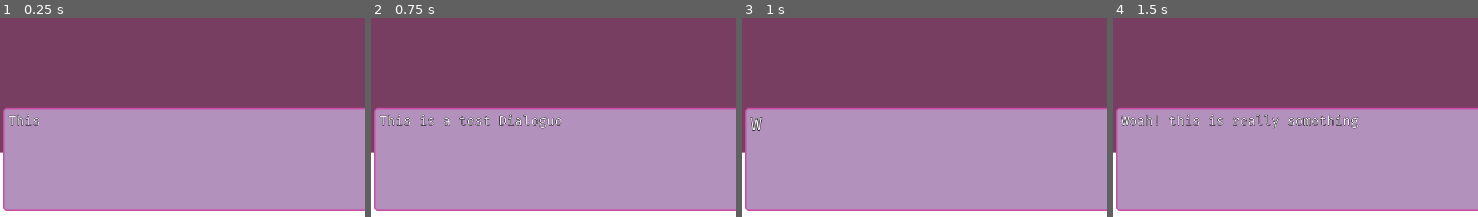
Above: before the commit, frames 1-4 (left to right).
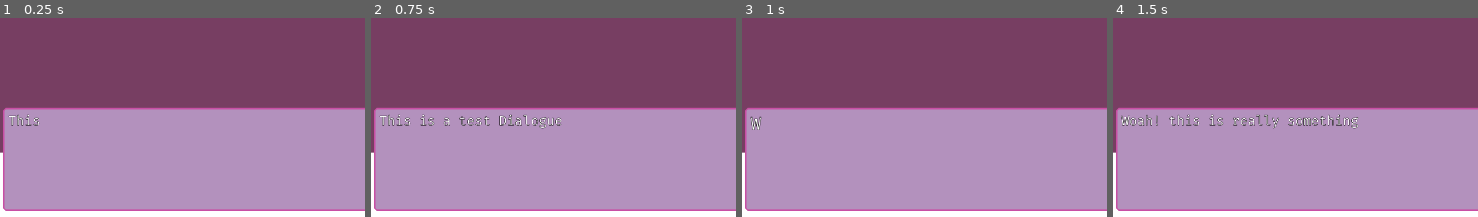
Above: after the commit, the same moments.

Repository: yolkxio/SGD-Dating-Sim
Game: Godot game, scene res://Scenes/Screen.tscn
Same seed, same stepped clock (60 frames per second), same inputs: the game is played once before the commit and once after it.
Inputs:
- Up to frame 1 (0.25 s): no input
- Up to frame 2 (0.75 s): tap Enter (ui_accept) at 0.5 s
- Up to frame 3 (1 s): tap Enter (ui_accept) at 0.77 s
- Up to frame 4 (1.5 s): tap Enter (ui_accept) at 1.25 s
The pictures show only the part of the screen within x 6-56%, y 50-100%; the shares and areas given below are measured in that part.

Frames 1-2 are identical in both runs. In frame 3, 0.1% of the frame differs, in the area x 2-6%, y 49-57%; in frame 4, nothing differs.

Commit message:
update to choice system
change in choice system, implemented

Diff:
--- a/dating_sim/Scenes/Screen.tscn
+++ b/dating_sim/Scenes/Screen.tscn
@@ -70,9 +70,18 @@
 layout_mode = 2
 
 [node name="ChoiceContainer" type="Control" parent="TextContainer/TextBackground/MarginContainer"]
+custom_minimum_size = Vector2(379, 0)
 layout_mode = 2
 size_flags_horizontal = 8
-size_flags_vertical = 0
+size_flags_vertical = 5
+
+[node name="VBoxContainer" type="VBoxContainer" parent="TextContainer/TextBackground/MarginContainer/ChoiceContainer"]
+layout_mode = 1
+anchors_preset = 15
+anchor_right = 1.0
+anchor_bottom = 1.0
+grow_horizontal = 2
+grow_vertical = 2
 
 [node name="TextureButton" type="TextureButton" parent="TextContainer"]
 visible = false
--- a/dating_sim/Scripts/Classes/CharacterBase.gd
+++ b/dating_sim/Scripts/Classes/CharacterBase.gd
@@ -8,7 +8,9 @@
 
 @export var character_images: Dictionary = {}
 
-@export var character_sounds: Dictionary = {}
+@export var character_sounds: Dictionary = {
+	"talking": AudioStreamWAV,
+}
 
 @export var character_variables: Dictionary = {
 	"will talk": true,
--- a/dating_sim/Scripts/Resources/PA.tres
+++ b/dating_sim/Scripts/Resources/PA.tres
@@ -5,7 +5,7 @@
 [ext_resource type="Texture2D" uid="uid://q1iq6tee62qa" path="res://Assets/Art/Characters/programmerarthony2.png" id="2_j1k4k"]
 [ext_resource type="Texture2D" uid="uid://bn7x820ix5sux" path="res://Assets/Art/Characters/programmerarthony3.png" id="3_x1m1b"]
 [ext_resource type="Texture2D" uid="uid://7fu0pocic2ni" path="res://Assets/Art/Characters/programmerarthony4.png" id="4_jkc0y"]
-[ext_resource type="AudioStream" uid="uid://ovcs65mojsbj" path="res://Assets/Sounds/blipSelect (1).wav" id="5_wpler"]
+[ext_resource type="AudioStream" uid="uid://cfk0hp41oartf" path="res://Assets/Sounds/blipSelect (2).wav" id="5_yd68a"]
 
 [resource]
 script = ExtResource("1_xq1q5")
@@ -19,7 +19,7 @@
 "two": ExtResource("2_j1k4k")
 }
 character_sounds = {
-"talking": ExtResource("5_wpler")
+"talking": ExtResource("5_yd68a")
 }
 character_variables = {
 "will talk": true
--- a/dating_sim/Scripts/TestText.gd
+++ b/dating_sim/Scripts/TestText.gd
@@ -21,6 +21,8 @@
 var text_labels: Array = []
 var banished_labels: Array = []
 var text_container: Control
+var choice_vbox: VBoxContainer
+var audio_player: AudioStreamPlayer
 var is_word_mode: bool = false
 var current_segment_word_positions: Array = []
 var next_text_position: Vector2 = Vector2.ZERO
@@ -38,7 +40,8 @@
 var icon_button: TextureButton
 
 func _ready():
-	setup_choice_system()
+	setup_choice()
+	setup_audio()
 	typing_system()
 	dialogue_box()
 	connect_button()
@@ -70,12 +73,17 @@
 	if icon_button:
 		icon_button.pressed.connect(_button)
 
-func setup_choice_system():
+func setup_audio():
+	audio_player = AudioStreamPlayer.new()
+	add_child(audio_player)
+
+func setup_choice():
 	choice_container = $TextContainer/TextBackground/MarginContainer/ChoiceContainer
 	if choice_container:
 		choice_container.visible = false
-
-func set_character_data(character: CharacterData):
+		choice_vbox = $TextContainer/TextBackground/MarginContainer/ChoiceContainer/VBoxContainer
+
+func set_character(character: CharacterData):
 	character_data = character
 
 func load_text():
@@ -96,48 +104,68 @@
 	full_dialogue_segments.clear()
 	current_segment_index = 0
 	var raw_segments = content.split("<>")
-
-	for segment in raw_segments:
-		var cleaned_segment = segment.strip_edges()
-		if cleaned_segment.length() > 0:
-			if cleaned_segment.begins_with("<:>"):
-				var choice_data = parse_choice_segment(cleaned_segment)
-				full_dialogue_segments.append(choice_data)
-			else:
-				var parsed_data = find_effects(cleaned_segment)
+	var choice_sequence_detected = false
+	var i = 0
+
+	while i < raw_segments.size():
+		var current_segment = raw_segments[i].strip_edges()
+
+		if current_segment.contains("[:]"):
+			choice_sequence_detected = true
+
+			if current_segment.length() > 0:
+				var parsed_data = find_effects(current_segment)
+				parsed_data["is_choice_prompt"] = true
 				full_dialogue_segments.append(parsed_data)
 
-func parse_choice_segment(choice_segment: String) -> Dictionary:
-	var choice_content = choice_segment.substr(3)
+			var choice_options_text = []
+			var j = i + 1
+			while j < raw_segments.size():
+				var choice_segment = raw_segments[j].strip_edges()
+				if choice_segment.length() > 0 and choice_segment.contains("[:"):
+					choice_options_text.append(choice_segment)
+				else:
+					if choice_segment.length() > 0:
+						var regular_data = find_effects(choice_segment)
+						full_dialogue_segments.append(regular_data)
+					j += 1
+					continue
+				j += 1
+
+			var choice_data = create_choice_data(choice_options_text)
+			full_dialogue_segments.append(choice_data)
+			i = j
+			continue
+		else:
+			if current_segment.length() > 0:
+				var parsed_data = find_effects(current_segment)
+				full_dialogue_segments.append(parsed_data)
+
+		i += 1
+
+func create_choice_data(choice_options_text: Array) -> Dictionary:
 	choice_options.clear()
 	choice_destinations.clear()
-	var choice_parts = choice_content.split(" ")
-	var prompt_text = ""
-	var collecting_prompt = true
-
-	for part in choice_parts:
-		if collecting_prompt and not part.contains("<"):
-			prompt_text += part + " "
-		else:
-			collecting_prompt = false
-			var trimmed_part = part.strip_edges()
-			if trimmed_part.length() > 0:
-				var destination_index = -1
-				var choice_text = trimmed_part
-				var regex = RegEx.new()
-				regex.compile("<(\\d+)>")
-				var result = regex.search(trimmed_part)
-
-				if result:
-					destination_index = result.get_string(1).to_int()
-					choice_text = trimmed_part.replace(result.get_string(0), "").strip_edges()
-
-				if choice_text.length() > 0:
-					choice_options.append(choice_text)
-					choice_destinations.append(destination_index)
+
+	for choice_text in choice_options_text:
+		var trimmed_choice = choice_text.strip_edges()
+		if trimmed_choice.length() > 0:
+			var destination_index = -1
+			var clean_choice_text = trimmed_choice
+			var regex = RegEx.new()
+			regex.compile("\\[:(\\d+)\\]")
+			var result = regex.search(trimmed_choice)
+
+			if result:
+				destination_index = result.get_string(1).to_int()
+				clean_choice_text = trimmed_choice.replace(result.get_string(0), "").strip_edges()
+
+			if clean_choice_text.length() > 0:
+				choice_options.append(clean_choice_text)
+				choice_destinations.append(destination_index)
 
 	return {
-		"text": prompt_text.strip_edges(),
+		"text": "",
 		"effects": [],
 		"is_choice": true
 	}
@@ -240,6 +268,14 @@
 		var wiggle_intensity = number_str.to_int() if number_str != "" else 5
 		effects["wiggle"] = wiggle_intensity
 
+func play_sound():
+	if character_data and audio_player:
+		var talking_sound = character_data.character_sounds.get("talking")
+		if talking_sound:
+			audio_player.stream = talking_sound
+			audio_player.pitch_scale = randf_range(0.9, 1.1)
+			audio_player.play()
+
 func delete_rendered():
 	for label in text_labels:
 		if is_instance_valid(label):
@@ -260,6 +296,12 @@
 		return
 
 	var segment_data = full_dialogue_segments[current_segment_index]
+
+	if segment_data.get("is_choice", false):
+		choice_mode = true
+		display_choices()
+		return
+
 	current_segment_text = segment_data.text
 	current_segment_effects = segment_data.effects
 	current_position = 0
@@ -444,19 +486,15 @@
 			if effect_type == "start_zone":
 				in_effect_zone = true
 				current_effect_zone = effect_change.effects.duplicate()
-				# Don't track ripple in zones anymore
 				current_char_delay = current_effect_zone.get("char_delay", current_char_delay)
 				current_word_speed = current_effect_zone.get("word_speed", current_word_speed)
 			elif effect_type == "end_zone":
 				in_effect_zone = false
 				current_effect_zone.clear()
-				# Don't clear ripple effects here - let them finish naturally
 			else:
-				# Regular permanent effect - don't track ripple here either
 				current_char_delay = effect_change.effects.get("char_delay", current_char_delay)
 				current_word_speed = effect_change.effects.get("word_speed", current_word_speed)
 
-			# Handle mode switching
 			var old_mode = is_word_mode
 			var new_mode = (current_char_delay == 0)
 
@@ -464,7 +502,6 @@
 				wm_switch(new_mode, word_char_position)
 				return
 
-			# Handle delays
 			var delay_frames = effect_change.effects.get("delay")
 			if delay_frames != null and delay_frames > 0:
 				var delay_seconds = delay_frames / 60.0
@@ -524,7 +561,6 @@
 					if is_instance_valid(label):
 						label.scale = Vector2.ONE
 			else:
-				# Add the missing variable declarations
 				var old_ripple = current_ripple_frames
 				var old_char_delay = current_char_delay
 				var old_word_speed = current_word_speed
@@ -738,6 +774,9 @@
 			char_label.modulate.a = 1.0
 			apply_effects_to_current_position(current_position)
 
+			if char != " " and char != "\n":
+				play_sound()
+
 			current_position += 1
 
 			while current_position < current_segment_text.length() and current_segment_text[current_position] == " ":
@@ -751,12 +790,16 @@
 		if current_position >= text_labels.size():
 			finish_current()
 	else:
+		#word mode rendering
 		if current_word_index < text_labels.size():
 			effects_apply_wm()
 			var word_label = text_labels[current_word_index]
 			var word_text = word_label.text
 			word_label.modulate.a = 1.0
 			apply_effects_to_current_position(current_word_index)
+
+			if word_text != " " and word_text != "\n":
+				play_sound()
 
 			current_word_index += 1
 		else:
@@ -919,20 +962,17 @@
 		choice_container.size.y = total_height
 
 func create_choice_buttons():
-	if not choice_container:
-		print("ERROR: Choice container is null! Cannot create choice buttons.")
+	if not choice_vbox:
+		print("ERROR: Choice VBox is null! Cannot create choice buttons.")
 		return
 
-	# Create buttons for each choice
 	for i in range(choice_options.size()):
 		var button = Button.new()
 		button.text = choice_options[i]
 		button.add_theme_font_size_override("font_size", dialogue_data.integers["FontSize"])
-
 		var choice_index = i
 		button.pressed.connect(func(): select_choice(choice_index))
-
-		choice_container.add_child(button)
+		choice_vbox.add_child(button)
 		choice_buttons.append(button)
 
 func select_choice(choice_index: int):
@@ -986,9 +1026,9 @@
 
 	if current_segment_index < full_dialogue_segments.size():
 		var current_segment = full_dialogue_segments[current_segment_index]
-		if current_segment.get("is_choice", false):
-			choice_mode = true
-			display_choices()
+		if current_segment.get("is_choice_prompt", false):
+			current_segment_index += 1
+			start_next()
 			return
 
 	waiting_for_input = true
--- a/dating_sim/Themes/TestTheme.tres
+++ b/dating_sim/Themes/TestTheme.tres
@@ -1,8 +1,26 @@
-[gd_resource type="Theme" load_steps=7 format=3 uid="uid://d3nxnxsg34eew"]
+[gd_resource type="Theme" load_steps=10 format=3 uid="uid://d3nxnxsg34eew"]
 
 [ext_resource type="FontFile" uid="uid://c0pe8wboespth" path="res://Fonts/ThickTestFont.ttf" id="1_rxy1k"]
 [ext_resource type="FontFile" uid="uid://b41entevbocrc" path="res://Fonts/FiraCode-Light.otf" id="1_skldi"]
 [ext_resource type="FontFile" uid="uid://co5nge7anbeo1" path="res://Fonts/ThinTestFont.ttf" id="2_vgw13"]
+
+[sub_resource type="StyleBoxFlat" id="StyleBoxFlat_skldi"]
+bg_color = Color(0.607843, 0.196078, 0.490196, 1)
+
+[sub_resource type="StyleBoxFlat" id="StyleBoxFlat_37tpf"]
+bg_color = Color(0.784314, 0.309804, 0.643137, 1)
+border_width_left = 3
+border_width_top = 3
+border_width_right = 3
+border_width_bottom = 3
+border_color = Color(0.608975, 0.196178, 0.491678, 1)
+corner_radius_top_left = 2
+corner_radius_top_right = 2
+corner_radius_bottom_right = 2
+corner_radius_bottom_left = 2
+
+[sub_resource type="StyleBoxFlat" id="StyleBoxFlat_wbw1x"]
+bg_color = Color(0.38933, 0.106082, 0.3095, 1)
 
 [sub_resource type="StyleBoxEmpty" id="StyleBoxEmpty_23v3e"]
 content_margin_left = 3.0
@@ -29,6 +47,11 @@
 content_margin_bottom = 0.0
 
 [resource]
+Button/colors/font_color = Color(0.875, 0.875, 0.875, 1)
+Button/fonts/font = ExtResource("1_skldi")
+Button/styles/hover = SubResource("StyleBoxFlat_skldi")
+Button/styles/normal = SubResource("StyleBoxFlat_37tpf")
+Button/styles/pressed = SubResource("StyleBoxFlat_wbw1x")
 Label/colors/font_color = Color(1, 1, 1, 1)
 Label/colors/font_outline_color = Color(0, 0, 0, 1)
 Label/colors/font_shadow_color = Color(0, 0, 0, 0)
Not shown, changed: dating_sim/Assets/Sounds/blipSelect (2).wav.import
Not shown, changed: dating_sim/Assets/Text/Commands.txt
Not shown, changed: dating_sim/Assets/Text/Test Dialogue.txt
